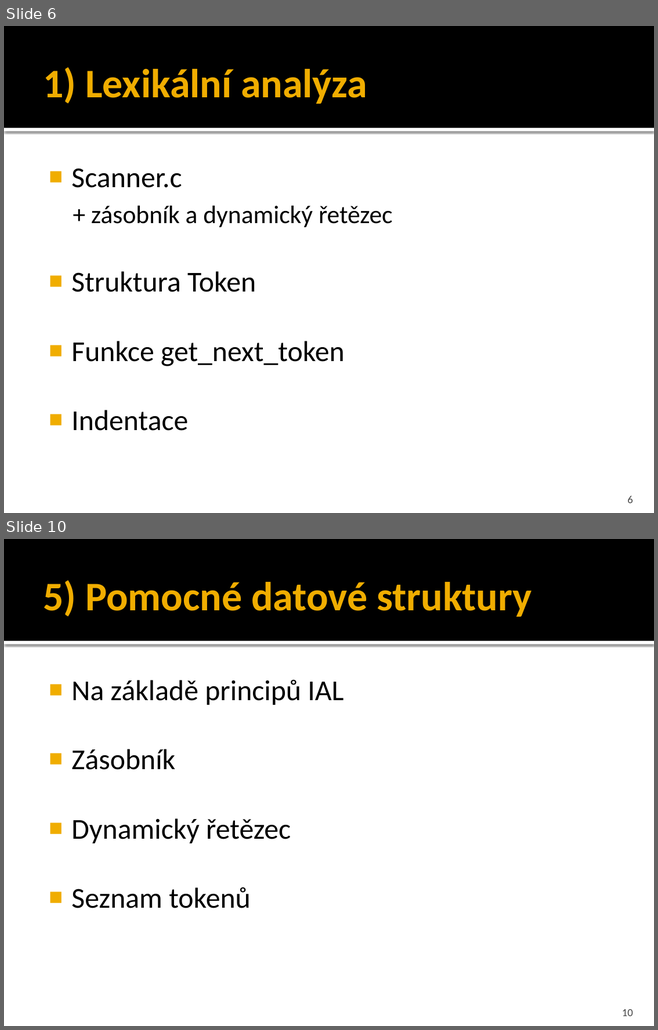
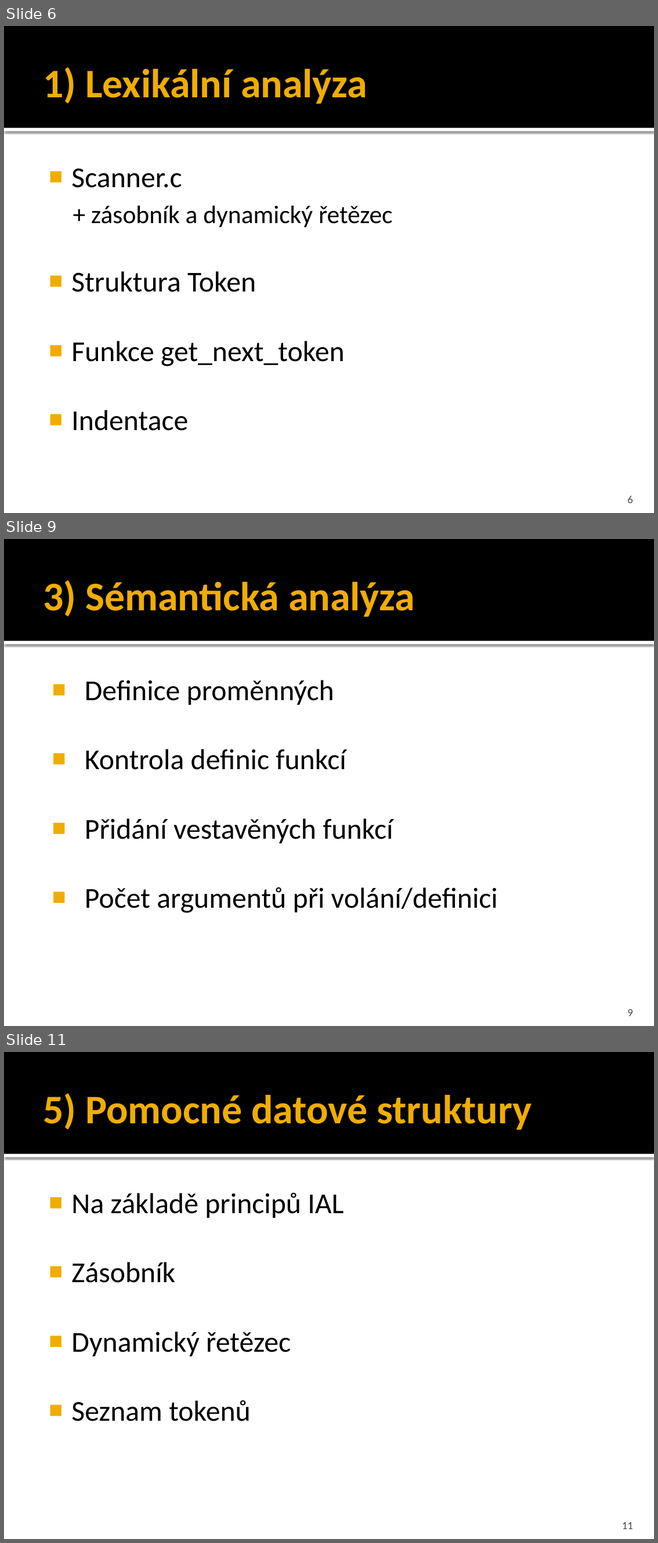
Before and after one commit to Jetlebovec/IFJ_2019_JJJJ, a slide deck: IFJ.pptx. Shown one above the other, each under a label of ours: slides 6 and 10 before the commit, slides 6, 9 and 11 after it; the slides between them are not shown. The pictures are 658x1030 and 658x1543 pixels, drawn with LibreOffice and Linux fonts; fonts in the diff are those of the drawing. Boxes give left, top, right and bottom in pixels: in the first picture for what was removed or moved away, otherwise in the second. Text is boxed around its words. In the diff, an @@ line names an element or a change of style, - is before the commit and + after.

```diff
--- a/IFJ.pptx
+++ b/IFJ.pptx
@@ slide 9 added at [4,539,654,1026], background #FFFFFF; not listed: 2 template elements that a slide beside it also shows @@
@@ title added at [43,580,415,617], 45 pt, text #F0AD00, bold @@
+3) Sémantická analýza
@@ text added at [85,680,498,913], 32 pt, text #000000 @@
+■ Definice proměnných
+■ Kontrola definic funkcí
+■ Přidání vestavěných funkcí
+■ Počet argumentů při volání/definici
@@ page number added at [627,1009,632,1016], 12 pt, text #454545 @@
+9
@@ what was slide 10 is now slide 11 @@
@@ page number at [622,1522,633,1529]: text changed @@
-10
+11
```
Also in this commit, not shown: 3 slides changed, 2 other slides added, 2 slides removed.
